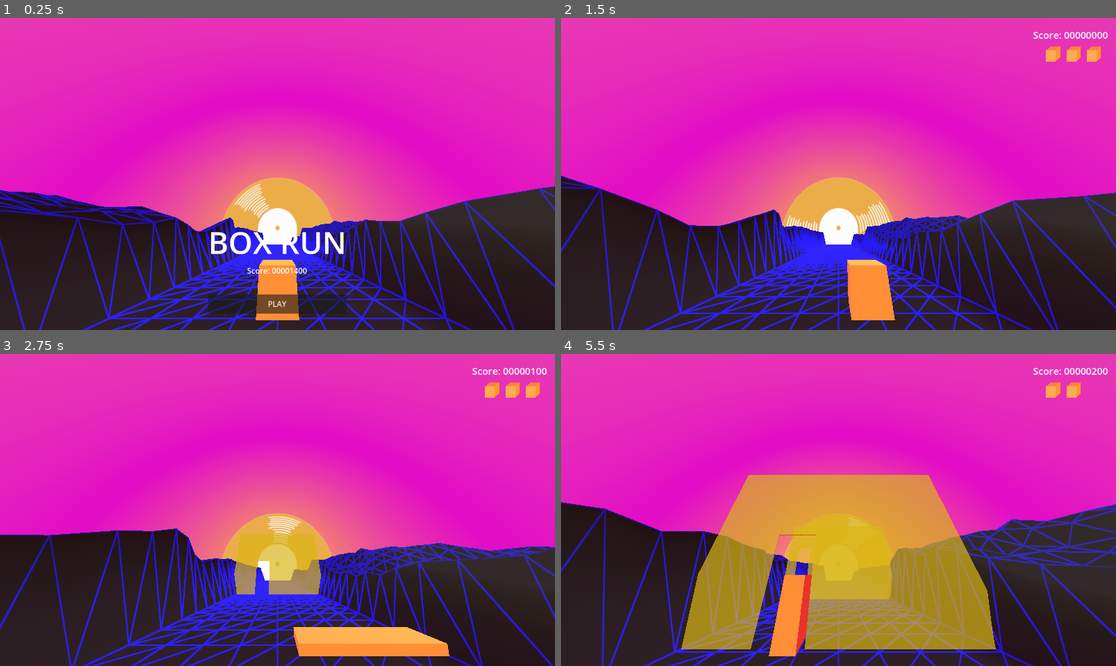
Above: before the commit, frames 1-4 (two rows, left to right).
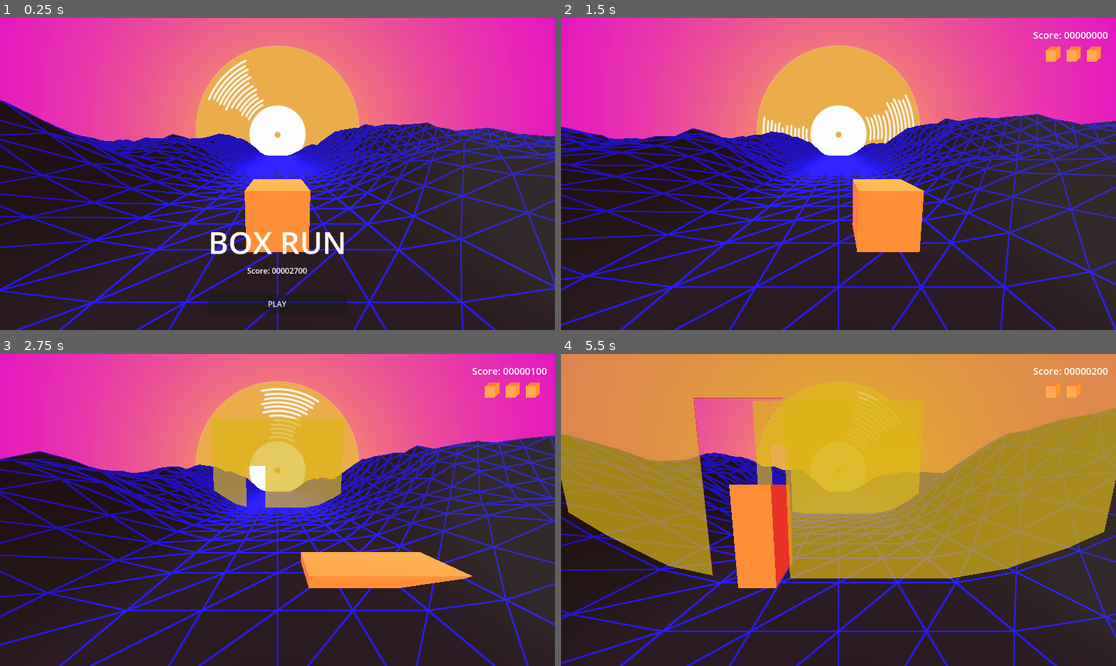
Above: after the commit, the same moments.

Repository: gabriellebrand/Neon-Strech
Game: Godot game, scene res://Scenes/GameLoop.tscn
Two runs of this game, one before a commit and one after it. Both use one fixed random seed, a clock stepped at 60 frames per second and the inputs below.
Inputs:
- Up to frame 1 (0.25 s): no input
- Up to frame 2 (1.5 s): click "PLAY" at 0.5 s; hold D (move_right) from 1.28 s (still down)
- Up to frame 3 (2.75 s): release D (move_right) at 2.03 s; hold S (stretch_down) from 2.03 s (still down)
- Up to frame 4 (5.5 s): release S (stretch_down) at 2.78 s; hold D (move_right) 2.78-3.53 s; hold W (stretch_up) 3.53-4.28 s; hold A (move_left) from 4.28 s (still down)

The runs differ from the first frame. In frame 1, 61% of the frame differs, in the area x 0-100%, y 0-100%; in frame 2, 62%; in frame 3, 65%; in frame 4, 81%.

Commit message:
Transição suave calçada/road

Diff:
--- a/GameJam/Resources/save_data.tres
+++ b/GameJam/Resources/save_data.tres
@@ -1,7 +1,7 @@
-[gd_resource type="Resource" script_class="SaveData" load_steps=2 format=3 uid="uid://q0t4xx4cdu7m"]
+[gd_resource type="Resource" script_class="SaveData" load_steps=2 format=3]
 
 [ext_resource type="Script" path="res://Scripts/save_data.gd" id="1_2td22"]
 
 [resource]
 script = ExtResource("1_2td22")
-high_score = 1400
+high_score = 2700
--- a/GameJam/Scenes/Level.tscn
+++ b/GameJam/Scenes/Level.tscn
@@ -114,10 +114,10 @@
 script = ExtResource("1_8pt3u")
 
 [node name="Camera3D" type="Camera3D" parent="."]
-transform = Transform3D(1, 0, 0, 0, 0.87462, -0.48481, 0, 0.48481, 0.87462, 0, 1.634, 4.49)
-fov = 106.2
+transform = Transform3D(1, 0, 0, 0, 0.989777, 0.142629, 0, -0.142629, 0.989777, 0, 1.634, 3.1)
+fov = 83.3
 near = 0.001
-far = 73.8
+far = 94.35
 
 [node name="Player" parent="." instance=ExtResource("2_7bym5")]
 collision_layer = 128
@@ -155,16 +155,13 @@
 [node name="DrumsAudioStreamPlayer" type="AudioStreamPlayer" parent="LevelSoundtrack"]
 stream = ExtResource("6_yfn7q")
 autoplay = true
-bus = &"Music"
 
 [node name="BassAudioStreamPlayer" type="AudioStreamPlayer" parent="LevelSoundtrack"]
 stream = ExtResource("7_xqwfx")
 autoplay = true
-bus = &"Music"
 
 [node name="SynthAudioStreamPlayer" type="AudioStreamPlayer" parent="LevelSoundtrack"]
 stream = ExtResource("8_j1jxp")
 autoplay = true
-bus = &"Music"
 
 [connection signal="timeout" from="WallSpawnTimer" to="." method="_on_timer_timeout"]
--- a/GameJam/Shaders/terrain.gdshader
+++ b/GameJam/Shaders/terrain.gdshader
@@ -23,12 +23,11 @@
 varying vec3 barys;
 
 float height(vec2 position, float time) {
-    if ((position.x > 4.) || (position.x < -4.0)) {
-        vec2 uv = position/99. + 0.5;
-        //uv.y -= 0.05*TIME;
-        return texture(noise, uv).x;
-    }
-    return 0.0;
+    float no_road = (1.0 - smoothstep(-8, -2., position.x)) + smoothstep(2, 8, position.x);
+    //float no_road = (1.-step(-4,position.x)) + step(4, position.x);
+    vec2 uv = position/99. + 0.5;
+    float h = texture(noise, uv).x*no_road;
+    return h;
 }
 
 
